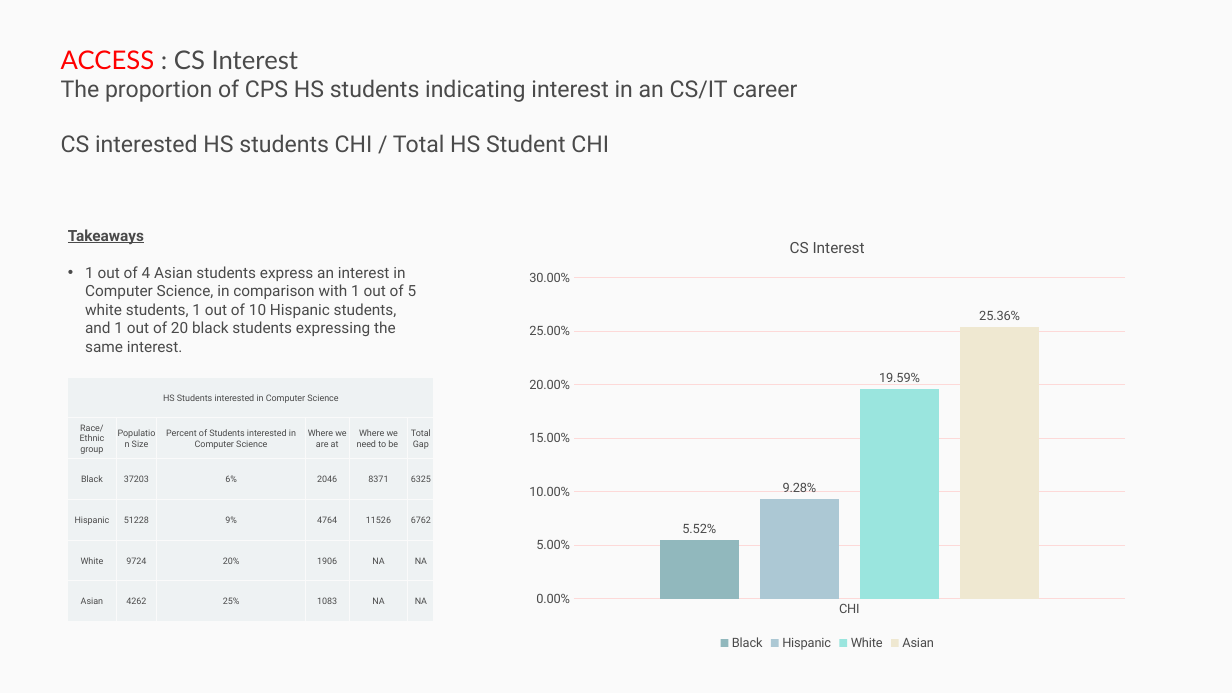
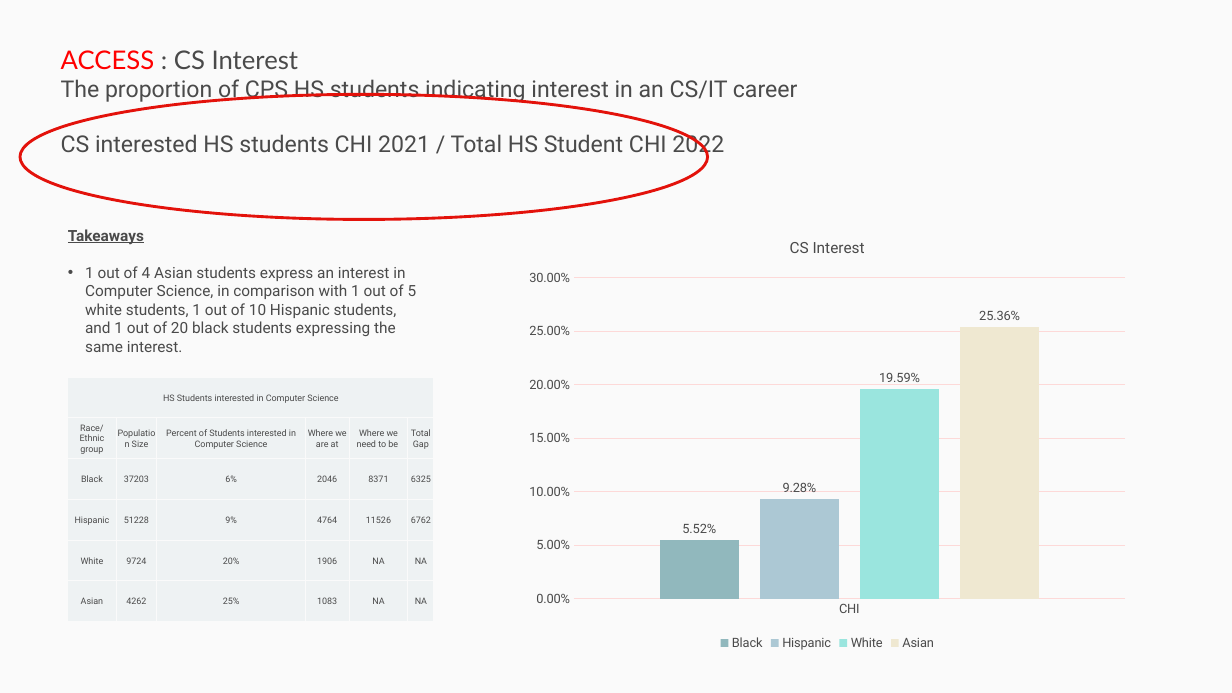
Before and after one commit to p33chicago/P33-DEI-dashboard-project, a slide deck: slide 18 of docs/Deep diving plots.pptx. Drawn at 1232x693 pixels with LibreOffice and Linux fonts; fonts in the diff are those of the drawing. Boxes give left, top, right and bottom in pixels: in the first picture for what was removed or moved away, otherwise in the second. Text is boxed around its words. In the diff, an @@ line names an element or a change of style, - is before the commit and + after.

```diff
--- a/docs/Deep diving plots.pptx
+++ b/docs/Deep diving plots.pptx
@@ ellipse added at [20,94,708,219], outline #E3120B 2.25 pt @@
@@ text at [61,132,724,158]: text changed @@
-CS interested HS students CHI / Total HS Student CHI
+CS interested HS students CHI 2021 / Total HS Student CHI 2022
```
Also in this commit, not shown: 10 other slides changed, 1 other file.
